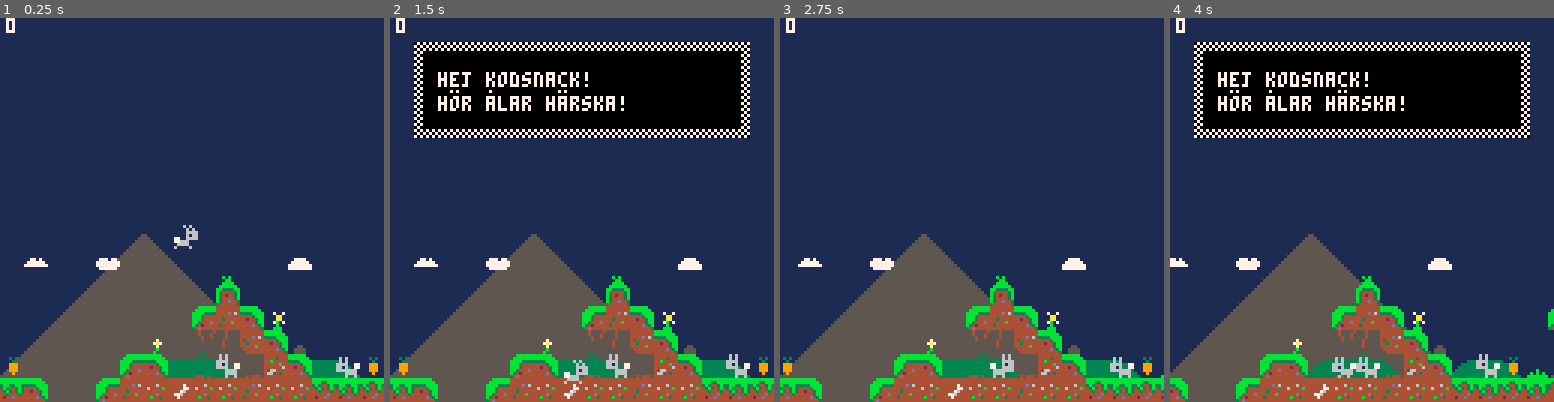
Above: before the commit, frames 1-4 (left to right).
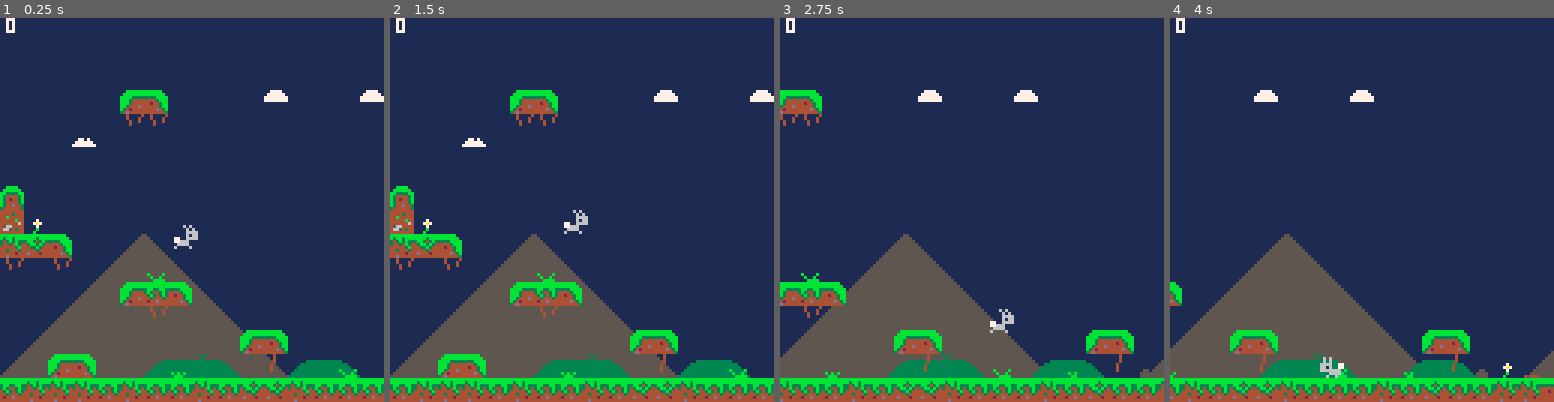
Above: after the commit, the same moments.

Repository: madeso/spelsylt6-hopp
Game: PICO-8 cartridge spelsylt.p8
Two runs of this game, one before a commit and one after it. Both use one fixed random seed, a clock stepped at 60 frames per second and the inputs below.
Inputs:
- Up to frame 1 (0.25 s): no input
- Up to frame 2 (1.5 s): tap X (X key) at 0.33, 1.07 s; tap O (Z key) at 0.7 s
- Up to frame 3 (2.75 s): hold Right 1.6-2.1 s; tap O (Z key) at 1.7, 2.1, 2.5 s; tap X (X key) at 1.85 s; hold Right from 2.47 s (still down)
- Up to frame 4 (4 s): tap O (Z key) at 2.9, 3.3, 3.7 s; tap X (X key) at 2.97 s; release Right at 3.03 s; hold Left 3.08-3.58 s

The runs differ from the first frame. In frame 1, 13% of the frame differs, in the area x 0-100%, y 18-100%; in frame 2, 34%; in frame 3, 15%; in frame 4, 36%, in the area x 0-100%, y 6-100%.

Commit message:
feat: jump fix and "final" level

Diff:
--- a/spelsylt.p8
+++ b/spelsylt.p8
@@ -340,7 +340,7 @@
 	end
 
 	-- jumping x
-	if btnp(❎) and
+	if btn(❎) and
 	pl.sland then
 		pl.dy = -pl.jump
 		pl.sland = false
@@ -616,14 +616,14 @@
 44444b44000000000040000044b44444005555555555550000000000000000000000000000000000003333333333330000000000000000000000000000000000
 04444444000000000000000044444440055555555555555000000000000000000000000000000000033333333333333000000000000000000000000000000000
 00444444000000000000000044444400555555555555555500000000000000000000000000000000333333333333333300000000000000000000000000000000
-00770700007777000777077000000000555555550000000000000000000000000000000000000000000000000030300000000000000000000000000000000000
-07777770077777707777777700000000555555550000000000000000000000000000000000000000000000000003000000000000000000000000000000000000
-77777777777777777777777700000000555555550000000000000000000000000000000000000000333333333333333300000000000000000000000000000000
-00000000777777770777777000000000555555550000000000000000000000000000000000000000333333333333333300000000000000000000000000000000
-00000000000000000000000000000000555555550000000000000000000000000000000000000000333333333333333300000000000000000000000000000000
-00000000000000000000000000000000555555550000000000000000000000000000000000000000333333333333333300000000000000000000000000000000
-00000000000000000000000000000000555555550000000000000000000000000000000000000000333333333333333300000000000000000000000000000000
-00000000000000000000000000000000555555550000000000000000000000000000000000000000333333333333333300000000000000000000000000000000
+00770700007777000777077000000000555555550000000000000000000000000000000033333333000000000030300000000000000000000000000000000000
+07777770077777707777777700000000555555550000000000000000000000000000000033333333000000000003000000000000000000000000000000000000
+77777777777777777777777700000000555555550000000000000000000000000000000033333333333333333333333300000000000000000000000000000000
+00000000777777770777777000000000555555550000000000000000000000000000000033333333333333333333333300000000000000000000000000000000
+00000000000000000000000000000000555555550000000000000000000000000000000033333333333333333333333300000000000000000000000000000000
+00000000000000000000000000000000555555550000000000000000000000000000000033333333333333333333333300000000000000000000000000000000
+00000000000000000000000000000000555555550000000000000000000000000000000033333333333333333333333300000000000000000000000000000000
+00000000000000000000000000000000555555550000000000000000000000000000000033333333333333333333333300000000000000000000000000000000
 00000000000000000000000000000000000000000000000000000000000000000000000000000000000000000000000000000000000000000000000000000000
 00000000000000000000000000000000000000000000000000000000000000000000000000000000000000000000000000000000000000000000000000000000
 00000000000000000000000000000000000000000000000000000000000000000000000000000000000000000000000000000000000000000000000000000000
@@ -686,7 +686,7 @@
 00000000000000000000000000000000000000000000000000000000000000000000000000000000000000000000000000000000000000000000000000000000
 4647474747474747474747560000000000000000000000000000000000000000000000000000a6a7b7b60000a6a7b60000000000000000000000000000000000
 00000000000000000000000000000000000000000000000000000000000000000000000000000000000000000000000000000000000000000000000000000000
-47474747474747474747474756000000000000000000000000000000000000000000000000000000000000000000000000000000000000000000000000000000
+47474747474747474747474756000000000000000000000000000000000000000000000000009797979700009797970000000000000000000000000000000000
 
 
 
@@ -821,63 +821,62 @@
 0000000000000000000000000000000000000000000000000000000000000000000000000000000000000000000000000000000000000000000000000000000003030303000303000300000000000000030303030000000000000000000000000300000300000000000000000000000001010100000000000000000000000000
 0000000000000000000000000000000000000000000000000000000000000000000000000000000000000000000000000000000000000000000000000000000000000000000000000000000000000000000000000000000000000000000000000000000000000000000000000000000000000000000000000000000000000000
 __map__
-000000000000000000000000000000000000000000000000000000000000000000000000007a7a7a7a7a0000000000000000000000000000000000000000000000000000000000000000000000000000000000000000000000000000000000000000000000000000000000000000000000000000000000000000000000000000
 0000000000000000000000000000000000000000000000000000000000000000000000000000000000000000000000000000000000000000000000000000000000000000000000000000000000000000000000000000000000000000000000000000000000000000000000000000000000000000000000000000000000000000
 0000000000000000000000000000000000000000000000000000000000000000000000000000000000000000000000000000000000000000000000000000000000000000000000000000000000000000000000000000000000000000000000000000000000000000000000000000000000000000000000000000000000000000
+00000000000000000000000000000000000000000000000000000000005e0000000000000000000000000000000000000000000000000000000000000000000000000000000000000000000000000000000000000000000000000000000000000000000000000000000000000000000000000000000000000000000000000000
+0000000000454600000000710000007100000000000000000000004541424600000000000000000000000000000000000000000000000000000000000000000000000000000000000000000000000000000000000000000000000000000000000000000000000000000000000000000000000000000000000000000000000000
+0000000000616100000000000000000000000000000000000000000061006200000000000000000000000000000000000000000000000000000000000000000000000000000000000000000000000000000000000000000000000000000000000000000000000000000000000000000000000000000000000000000000000000
+0000007000000000000000000000000000000000000000000000000000000000000000000000000000000000000000000000000000000000000000000000000000000000000000000000000000000000000000000000000000000000000000000000000000000000000000000000000000000000000000000000000000000000
 0000000000000000000000000000000000000000000000000000000000000000000000000000000000000000000000000000000000000000000000000000000000000000000000000000000000000000000000000000000000000000000000000000000000000000000000000000000000000000000000000000000000000000
-0000000000000000000000000000000000000000000000000000000000000000000000000000000000000000000000000000000000000000000000000000000000000000000000000000000000000000000000000000000000000000000000000000000000000000000000000000000000000000000000000000000000000000
-0000000000000000000000000000000000000000000000000000000000000000000000000000000000000000000000000000000000000000000000000000000000000000000000000000000000000000000000000000000000000000000000000000000000000000000000000000000000000000000000000000000000000000
-0000000000000000000000000000000000000000000000000000000000000000000000000000000000000000000000000000000000000000000000000000000000000000000000000000000000000000000000000000000000000000000000000000000000000000000000000000000000000000000000000000000000000000
-0000000000000000000000000000000000000000000000000000000000000000000000000000000000000000000000000000000000000000000000000000000000000000000000000000000000000000000000000000000000000000000000000000000000000000000000000000000000000000000000000000000000000000
-0000000000000000000000000000000000000000000000000000000000000000000000000000000000000000000000000000000000000000000000000000000000000000000000000000000000000000000000000000000000000000000000000000000000000000000000000000000000000000000000000000000000000000
-0000000000000000000000000000000000000000000000000000000000000000000000000000000000000000000000000000000000000000000000000000000000000000000000000000000000000000000000000000000000000000000000000000000000000000000000000000000000000000000000000000000000000000
-0070000072000000004a00007100000000000000000000000000000045460000000000000000000000000000000000000000000000000000000000000000000000000000000000000000000000000000000000000000000000000000000000000000000000000000000000000000000000000000000000000000000000000000
-00000000000000005a4800000000000000004b00004a00000000000050500000000000000000000000000000000000000000000000000000000000000000000000000000000000000000000000000000000000000000000000000000000000000000000000000000000000000000000000000000000000000000000000000000
-00000000000000004550465e0000000000454142414046000000000050500000000000004800000071000071000071000000000000000000000000000000000000000000000000000000000000000000000000000000000000000000000000000000000000000000000000000000000000000000000000000000000000000000
-0000000000005d00616260465b00000000000000000000000000454150504246000000000000000000000000000000000000000000000000000000000000000000000000000000000000000000000000000000000000000000000000000000000000000000000000000000000000000000000000000000000000000000000000
-115b00000045460055015652460001114c114d001100004c0000000000000000000000004c000000000000004c000000000000004c000000000000004c000000000000004c000000000000004c000000000000004c000000000000004c000000000000004c000000000000004c000000000000004c000000000000004c00005d
-4046000045505153515150515143404340414243404142434041424340404142434041424340414246000045434041424340414243404142434041424340414243404142434041424340414243404142434041424340414243404142434041424340414243404142434041424340414243404142434041424340414243404142
-5150000051515151505051515050505050505050505050505050505050505050505050505050505050000050505050505050505050505050505050505050505050505050505050505050505050505050505050505050505050505050505050505050505050505050505050505050505050505050505050505050505050505050
-…(43 lines of a section not shown)…
+4800000000000000000000000000000000000000000000000000000000000000000000000000000000000000000000000000000000000000000000000000000000000000000000000000000000000000000000000000000000000000000000000000000000000000000000000000000000000000000000000000000000000000
+525d000000000000000000000000000000000000000000000000000000000000000000000000000000000000000000000000000000000000000000000000000000000000000000000000000000000000000000000000000000000000000000000000000000000000000000000000000000000000000000000000000000000000
+41424600000000000000000000000000000000000000000000000000000000000000000000000000000000000000005d4e000000000000005a0000000000555d00000000004d000000000000000000004a0000000000000000000000000000000000000000000000000000000000000000000000000000000000000000000000
+6100610000004b00000000000000000000000000000000000000000000000000000000000000000000000000000045404600004546000045460000000045414346000000454346000000004800000045434600000000000000000000000000000000000000000000000000000000000000000000000000000000000000000000
+0000000000454046000000000000000000000000000000000000000000000000000000000000000000000000005e5050500000505000005050000000005050505000000050505000000000520000005050505c000000000000000000000000000000000000000000000000000000000000000000000000000000000000000000
+0000000000006100000000000000000000000000000000000000000000000000000000000000000000005a00454350505000005050000050500000000062006100000000006100000000006200000050505041460000000000000000000000000000000000000000000000000000000000000000000000000000000000000000
+0000000000000000000045460000000000004546000000000000000000000000000000000000000000454240505050505000005050000052500000000000000000000000000000000000000000000000610000620045460000000000000000004546000000000000000000000000000000560000000000000000000000000000
+005b45460000004d0000006200004b00004a00625b5d560000000000004a560000000056000000005c505050505050505000005050000052500000000000000000000000000000004a005b004c0000560000005d005051000056005d4c00005c515100004a00004546004e004c00005d004546004b000056005a00004c00005d
+4041414140414040414042424140404041404240404141460000000045404046000045434600004541425050505050505000005050000050500000000000000000000000000045424340414243404142434041424251514243404142434041425153414243404142434041424340414243404142434041424340414243404142
+…(43 lines of a section not shown)…
